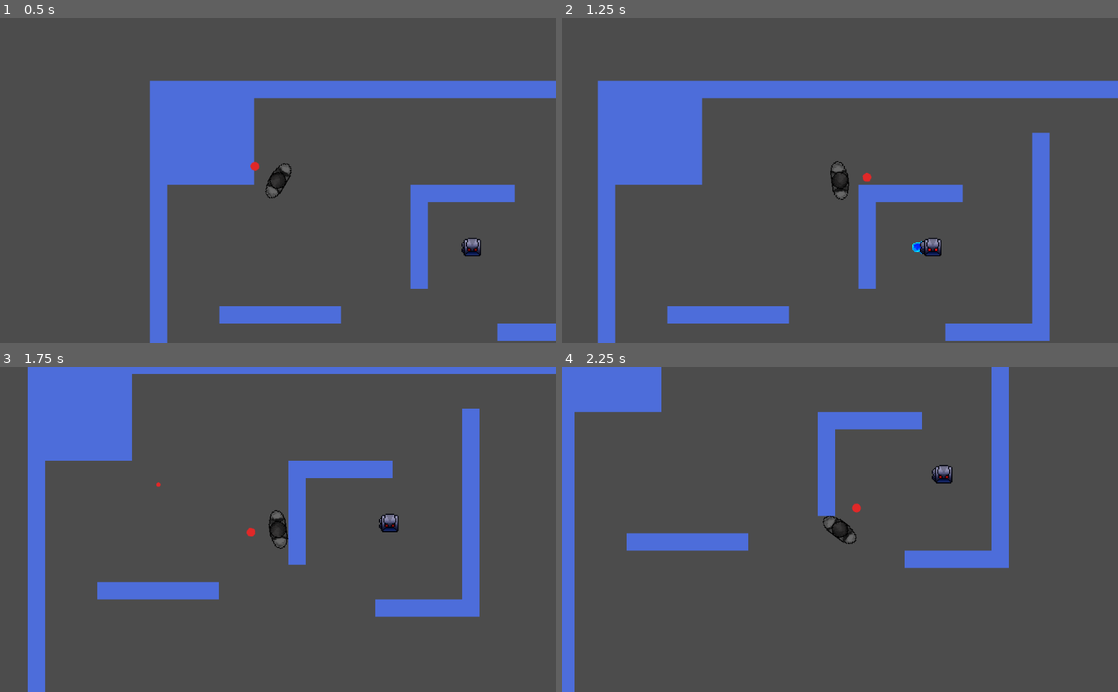
Above: before the commit, frames 1-4 (two rows, left to right).
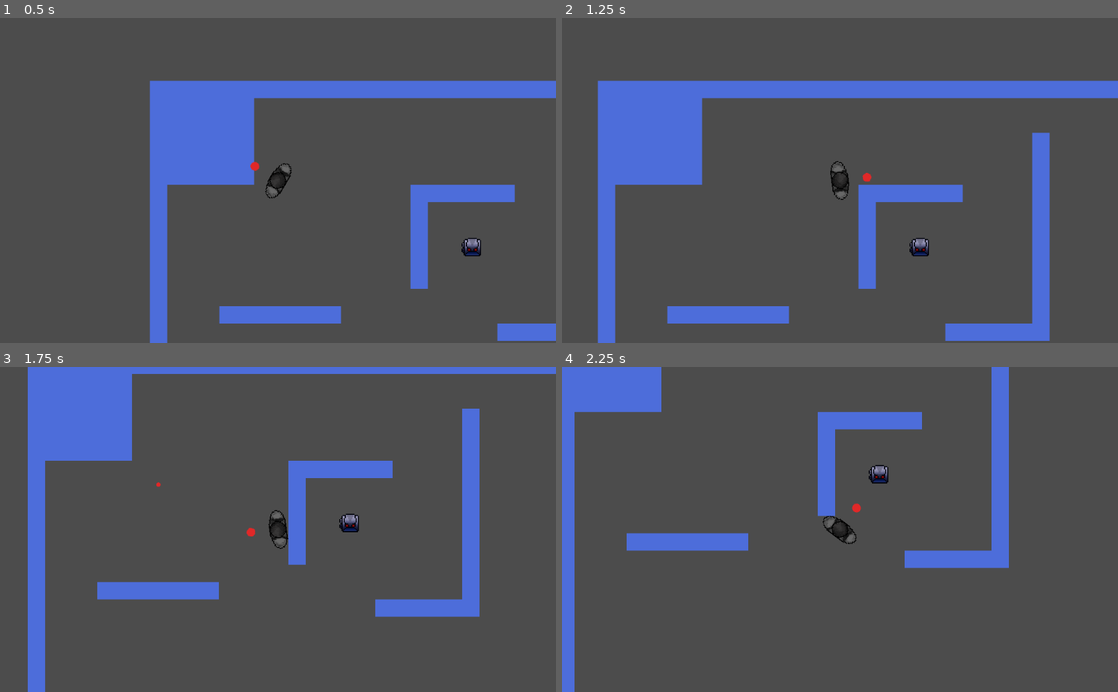
Above: after the commit, the same moments.

Repository: ARayRyanR/TimeGun
Game: Godot game, scene res://src/World.tscn
The game is run twice, just before and just after one commit, with the same random seed, the same clock (stepped at 60 frames per second) and the same inputs.
Inputs (mouse positions are in pixels of both pictures, inside the frame that each line leads up to):
- Up to frame 1 (0.5 s): no input
- Up to frame 2 (1.25 s): tap Enter at 0.5 s; move the mouse to (962, 164) at 0.52 s; hold Right (ui_right) from 0.53 s (still down); tap Space (ui_select) at 0.6, 0.77, 1.07 s
- Up to frame 3 (1.75 s): move the mouse to (166, 545) at 1.27 s; release Right (ui_right) at 1.28 s; hold Down (ui_down) from 1.28 s (still down); click (166, 545) at 1.35 s; tap Space (ui_select) at 1.52, 1.55 s
- Up to frame 4 (2.25 s): tap Space (ui_select) at 1.82, 2.1 s; move the mouse to (895, 458) at 2.02 s; release Down (ui_down) at 2.03 s; hold Right (ui_right) from 2.03 s (still down)

Frame 1 is identical in both runs. In frame 2, 0.3% of the frame differs, in the area x 62-69%, y 67-74%; in frame 3, 0.4%; in frame 4, 0.4%, in the area x 55-71%, y 30-36%.

Commit message:
simple enemy ai

Diff:
--- a/TimeGun/src/Enemy.gd
+++ b/TimeGun/src/Enemy.gd
@@ -1,35 +1,95 @@
 extends KinematicBody2D
 
+# @@@ ENEMY ATTRIBUTES @@@
 export var dodge_speed = 100.0
+export var move_speed  = 50.0
+export var distancing  = 150.0
+export var distancing_space = 30.0
+export var dodge_chance = 1.0 # 1 / 1000 per state process
 
+# @@@ STATE MACHINE @@@
+enum {
+	IDLE,
+	ATTACK,
+	DODGE
+}
+var state = IDLE
+var dodging = false
+
+var timer = 0.0
+
+# NODES USED
+onready var playerNode = get_tree().current_scene.find_node("Player", false, true)
+
+# ENEMY VARS
 var velocity = Vector2.ZERO
 onready var target = global_position
 
+func _init():
+	randomize()
+
+func _physics_process(delta: float) -> void:
+	# process state
+	match state:
+		IDLE:
+			idle()
+		ATTACK:
+			attack()
+		DODGE:
+			dodge(delta)
+
 func _process(delta: float) -> void:
-	# trigger dodge
-	if Input.is_action_just_pressed("ui_select"):
-		dodge_right()
+	# apply velocity
+	velocity = move_and_slide(velocity)
 
-	# set velocity towards current target
-	if (target - global_position).length() > 10.0:
-		velocity = (target - global_position).normalized() * dodge_speed
+# @@@ STATE METODS @@@
+func idle():
+	# reset velocity
+	velocity = Vector2.ZERO
+	# look for player to trigger attack state
+	var space_state = get_world_2d().direct_space_state
+	var result = space_state.intersect_ray(global_position, playerNode.global_position, [self])
+	if result:
+		if result.collider == playerNode:
+			state = ATTACK
+
+func attack():
+	# go back to idle state
+	var space_state = get_world_2d().direct_space_state
+	var result = space_state.intersect_ray(global_position, playerNode.global_position, [self])
+	if result:
+		if result.collider != playerNode:
+			state = IDLE
+			return
+
+	var difference = playerNode.global_position - global_position
+	# approach if too far away
+	if difference.length() > distancing + distancing_space:
+		velocity = (playerNode.global_position - global_position).normalized() * move_speed
+	# get away if too close
+	elif difference.length() < distancing - distancing_space:
+		velocity = -(playerNode.global_position - global_position).normalized() * move_speed
+	# dont move
 	else:
 		velocity = Vector2.ZERO
 
-	# move drone
-	velocity = move_and_collide(velocity * delta)
+	# trigger a dodge randomly
+	if randi()%1000+1 <= dodge_chance && dodging == false:
+		state = DODGE
 
-func dodge_right():
-	# sets animation
-	$BodySprite.play()
-	# small 'charging' cooldown
-	yield(get_tree().create_timer(0.4), "timeout")
-	# set target
-	target = global_position + Vector2(50.0, 0.0)
-	# return to idle animation
-	yield($BodySprite, "animation_finished")
-	$BodySprite.stop()
-	$BodySprite.frame = 0
+func dodge(delta: float):
+	if !dodging:
+		timer = 1.5
+		dodging = true
+		$BodySprite.play()
+		yield(get_tree().create_timer(0.5), "timeout")
+		velocity = Vector2(dodge_speed, 0)
+	else:
+		timer = timer - delta
+		if timer <= 0:
+			dodging = false
+			state = IDLE
+			return
 
 
 # triggers when a bullet touches enemy body
@@ -37,3 +97,8 @@
 	# delete both
 	body.queue_free()
 	queue_free()
+
+# when dodge animation ends, reset idle animation
+func _on_BodySprite_animation_finished() -> void:
+	$BodySprite.stop()
+	$BodySprite.frame = 0
--- a/TimeGun/src/Enemy.tscn
+++ b/TimeGun/src/Enemy.tscn
@@ -73,7 +73,7 @@
 [sub_resource type="SpriteFrames" id=18]
 animations = [ {
 "frames": [ SubResource( 2 ), SubResource( 3 ), SubResource( 4 ), SubResource( 5 ), SubResource( 6 ), SubResource( 7 ), …(190 unchanged characters)…
-"loop": true,
+"loop": false,
 "name": "default",
 "speed": 16.0
 } ]
@@ -97,4 +97,7 @@
 
 [node name="BodyShape" type="CollisionShape2D" parent="BulletDetector"]
 shape = SubResource( 1 )
+
+[node name="PlayerDetector" type="RayCast2D" parent="."]
+[connection signal="animation_finished" from="BodySprite" to="." method="_on_BodySprite_animation_finished"]
 [connection signal="body_entered" from="BulletDetector" to="." method="_on_BulletDetector_body_entered"]
